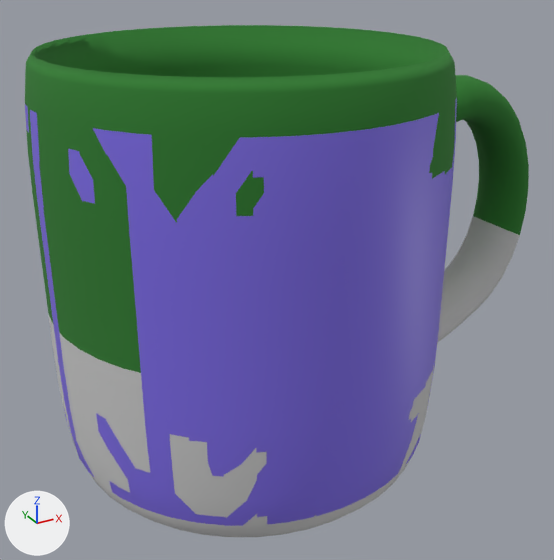
Before and after pictures for a commit that changed the glTF model public/models/mug.glb.
Both versions are drawn from a 50 mm lens placed at (-2.53, -5.02, 2.4), pointed at (0.28, 0.1, -0.15). The axes (+X, +Y, +Z) are drawn at lower left. The lights are the same throughout. Vertices at the same position are counted once.

Names of what the first picture shows: 'Arc001'.
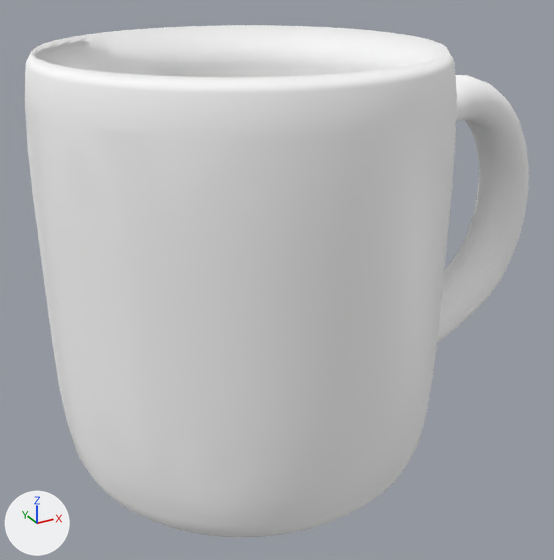
The change, as a diff of the scene's bpy script:
```diff
--- a/public/models/mug.glb.py
+++ b/public/models/mug.glb.py
@@ mat_01___default_2_002 @@
+mat_01___default_2_002 = principled_material('01___Default-2.002')
+mat_01___default_2_002.base_color = (1.0, 1.0, 1.0)  # white #ffffff
+mat_01___default_2_002.roughness = 0.99
@@ mat_02___default_2_002 @@
+mat_02___default_2_002 = principled_material('02___Default-2.002')
+mat_02___default_2_002.base_color = (1.0, 1.0, 1.0)  # white #ffffff
+mat_02___default_2_002.roughness = 0.99
@@ mat_printable_002 @@
+mat_printable_002 = principled_material('printable.002')
+mat_printable_002.base_color = (1.0, 1.0, 1.0)  # white #ffffff
@@ mat_02___default_002 @@
+mat_02___default_002 = principled_material('02___Default.002')
+mat_02___default_002.base_color = (1.0, 1.0, 1.0)  # white #ffffff
+mat_02___default_002.roughness = 0.99
@@ mat_01___default_002 @@
+mat_01___default_002 = principled_material('01___Default.002')
+mat_01___default_002.base_color = (1.0, 1.0, 1.0)  # white #ffffff
+mat_01___default_002.roughness = 0.99
@@ me_arc001_1 @@
 me_arc001_1.from_pydata(...)  # 1920 vertices, 3514 faces; spans x -1.57..2.68, y -1.5..1.58, z 0.0..3.42
 # used by ob_arc001; location = (0.0, 0.0, -1.672)
+# me_arc001_1 part 1: all 548 faces that had it switch from mat_01___default_2 (dark green #2e7c2e) to mat_01___default_2_002 (white #ffffff)
+# me_arc001_1 part 2: all 416 faces that had it switch from mat_02___default_2 (light grey #cacaca) to mat_02___default_2_002 (white #ffffff)
+# me_arc001_1 part 3: all 968 faces that had it switch from mat_02___default (light grey #cacaca) to mat_02___default_002 (white #ffffff)
+# me_arc001_1 part 4: all 880 faces that had it switch from mat_01___default (dark green #2e7c2e) to mat_01___default_002 (white #ffffff)
+# me_arc001_1 part 5: all 702 faces that had it switch from mat_printable (blue #7f6de7) to mat_printable_002 (white #ffffff)
```

Boxes (x1, y1, x2, y2) around the edits, measured in the pictures (554 x 560 px):
part 1 of me_arc001_1, recoloured (green to grey): (455, 75, 529, 235) in both
part 2 of me_arc001_1, recoloured: (437, 216, 520, 343) in both
part 3 of me_arc001_1, recoloured: (48, 313, 435, 537) in both
part 4 of me_arc001_1, recoloured (green to white): (25, 25, 457, 373) in both
part 5 of me_arc001_1, recoloured (blue to grey): (25, 98, 457, 526) in both
